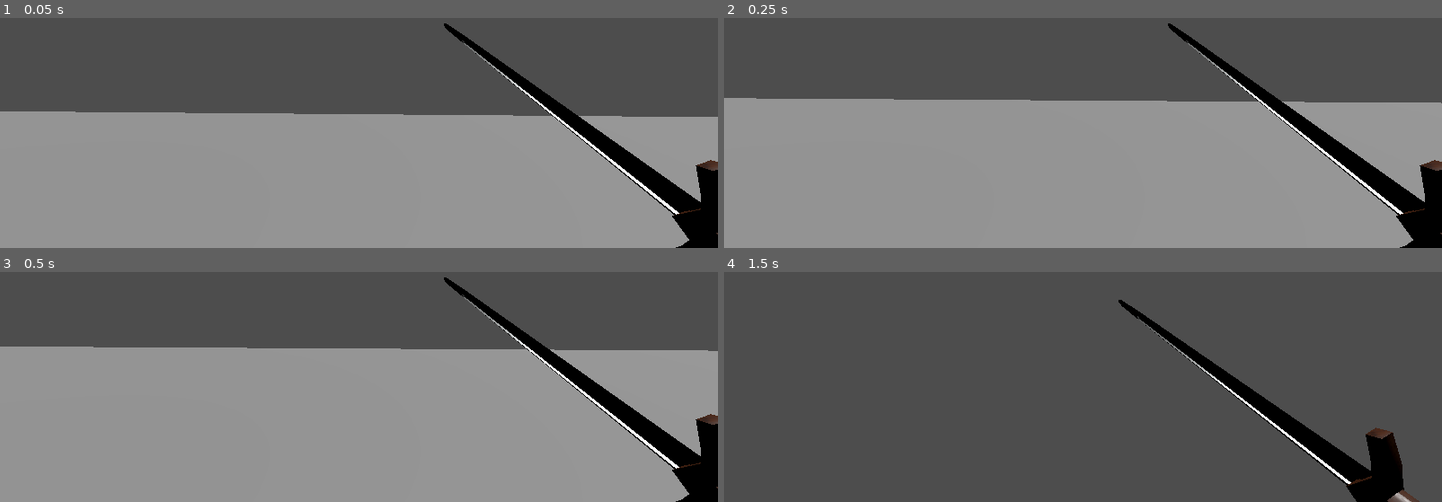
Above: before the commit, frames 1-4 (two rows, left to right).
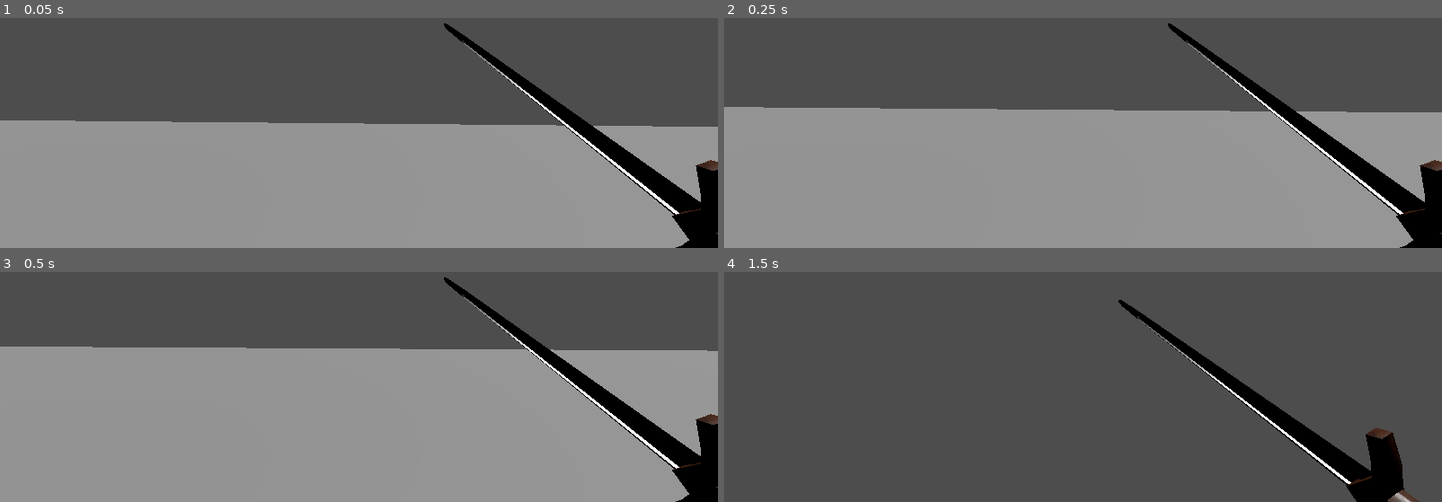
Above: after the commit, the same moments.

Repository: fayotic/the-eye-game-jam
Game: Godot game, scene res://scenes/Imad_Testscene/Imad_Feature_test.tscn
Two runs of this game, one before a commit and one after it. Both use one fixed random seed, a clock stepped at 60 frames per second and the inputs below. This scene is started directly instead of the project's main scene.
Inputs (mouse positions are in pixels of both pictures, inside the frame that each line leads up to):
- Up to frame 1 (0.05 s): no input
- Up to frame 2 (0.25 s): no input
- Up to frame 3 (0.5 s): no input
- Up to frame 4 (1.5 s): tap Enter (ui_accept) at 0.5, 0.77 s; move the mouse to (1118, 299) at 0.52 s; press the mouse at (1118, 299) at 0.53 s; hold D (move_right) 0.53-1.28 s; move the mouse to (1047, 301) at 1.27 s; release the mouse at (1047, 301) at 1.28 s; hold S (move_back) from 1.28 s (still down); tap E (equip) at 1.35 s

The runs differ from the first frame. In frame 1, 3.9% of the frame differs, in the area x 0-100%, y 40-48%; in frame 2, 3.9%, in the area x 0-100%, y 34-42%; in frame 3, less than 0.1%; in frame 4, nothing differs.
Error before the commit: Invalid access to property or key 'scene_done' on a base object of type 'Nil'. (res://components/player/player.gd:24)
Error after the commit: Invalid access to property or key 'scene_done' on a base object of type 'Nil'. (res://components/player/player.gd:26)

Commit message:
Extended the respawn system so we can select respawn points in code

Diff:
--- a/components/player/player.gd
+++ b/components/player/player.gd
@@ -12,6 +12,8 @@
 @export var lerp_speed = 10.0
 @export var fairy_scene : Node3D
 @onready var health: HealthComponent = $HealthComponentNode
+
+signal player_died
 
 func _ready():
 	Input.set_mouse_mode(Input.MOUSE_MODE_CAPTURED)
@@ -76,7 +78,8 @@
 	move_and_slide()
 
 func _on_died():
-	print("Player dead"); #TODO: Play death animation + respawn
+	print("Player dead"); #TODO: Play death animation
+	player_died.emit()
 
 
 func _on_health_changed(current, max):
--- a/scenes/Imad_Testscene/Imad_Feature_test.tscn
+++ b/scenes/Imad_Testscene/Imad_Feature_test.tscn
@@ -1,5 +1,6 @@
-[gd_scene load_steps=8 format=3 uid="uid://cgqcdrwwf1op7"]
+[gd_scene load_steps=9 format=3 uid="uid://cgqcdrwwf1op7"]
 
+[ext_resource type="Script" uid="uid://d2npk5j42in44" path="res://scenes/Imad_Testscene/imad_feature_test.gd" id="1_goeld"]
 [ext_resource type="PackedScene" uid="uid://5rqbxtnr54xt" path="res://components/player/player.tscn" id="1_ycpnv"]
 [ext_resource type="Script" uid="uid://042okb7rv7tu" path="res://scenes/Imad_Testscene/damageArea.gd" id="2_fjowo"]
 
@@ -14,6 +15,7 @@
 [sub_resource type="BoxShape3D" id="BoxShape3D_fjowo"]
 
 [node name="ImadFeatureTest" type="Node3D"]
+script = ExtResource("1_goeld")
 
 [node name="MeshInstance3D" type="MeshInstance3D" parent="."]
 transform = Transform3D(17.73664, 0, 0, 0, 0.16337673, 0, 0, 0, -30.880743, 0, 0, 0)
@@ -34,7 +36,7 @@
 shape = SubResource("CapsuleShape3D_ycpnv")
 
 [node name="Player" parent="." instance=ExtResource("1_ycpnv")]
-transform = Transform3D(0.031811956, 0, -0.9994939, 0, 1, 0, 0.9994939, 0, 0.031811956, 0, 0.9729095, 0)
+transform = Transform3D(0.031811956, 0, -0.9994939, 0, 1, 0, 0.9994939, 0, 0.031811956, 0, 1.2868922, 0)
 
 [node name="DirectionalLight3D" type="DirectionalLight3D" parent="."]
 transform = Transform3D(1, 0, 0, 0, 0.19952191, 0.9798934, 0, -0.9798934, 0.19952191, 0, 17.932764, 0)
@@ -47,4 +49,12 @@
 transform = Transform3D(1, 0, 0, 0, 1, 0, 0, 0, 1, 0, 0, 0.35136223)
 shape = SubResource("BoxShape3D_fjowo")
 
+[node name="RespawnPoints" type="Node3D" parent="."]
+
+[node name="RespawnPoint_1" type="Node3D" parent="RespawnPoints"]
+transform = Transform3D(1, 0, 0, 0, 1, 0, 0, 0, 1, 4.6815405, 1.0436792, 9.8674965)
+
+[node name="RespawnPoint_2" type="Node3D" parent="RespawnPoints"]
+transform = Transform3D(1, 0, 0, 0, 1, 0, 0, 0, 1, -6.293137, 0, -7.629652)
+
 [connection signal="body_entered" from="Area3D" to="Area3D" method="_on_body_entered"]
--- a/scenes/Imad_Testscene/damageArea.gd
+++ b/scenes/Imad_Testscene/damageArea.gd
@@ -14,4 +14,4 @@
 func _on_body_entered(body):
 	if body.has_node("HealthComponentNode"):
 		print("Treffer!")
-		body.get_node("HealthComponentNode").apply_damage(10)
+		body.get_node("HealthComponentNode").apply_damage(50)
